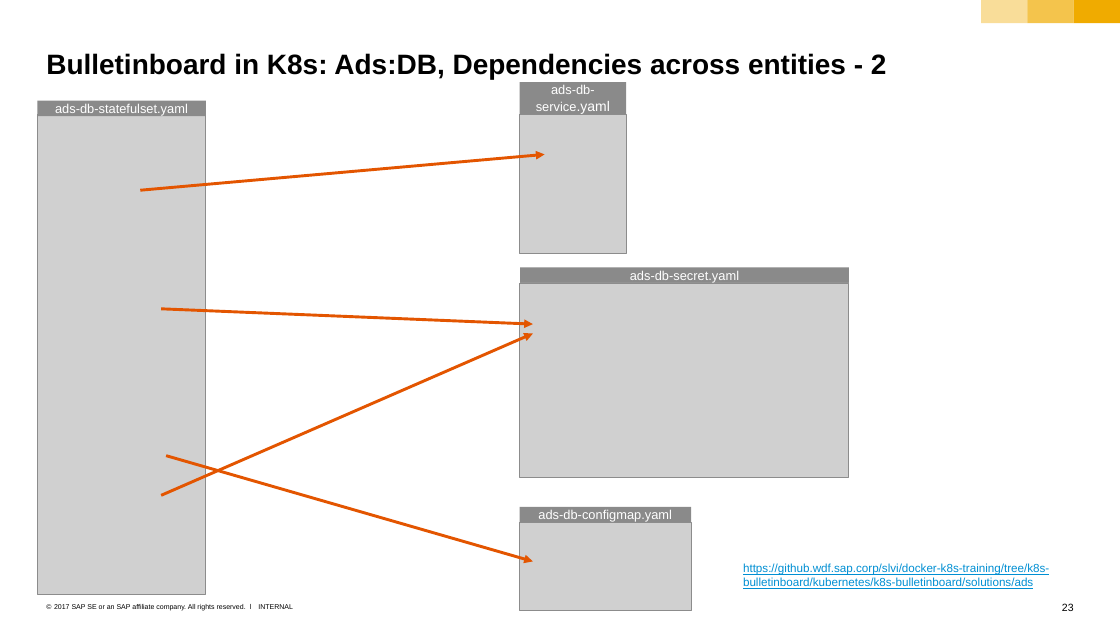
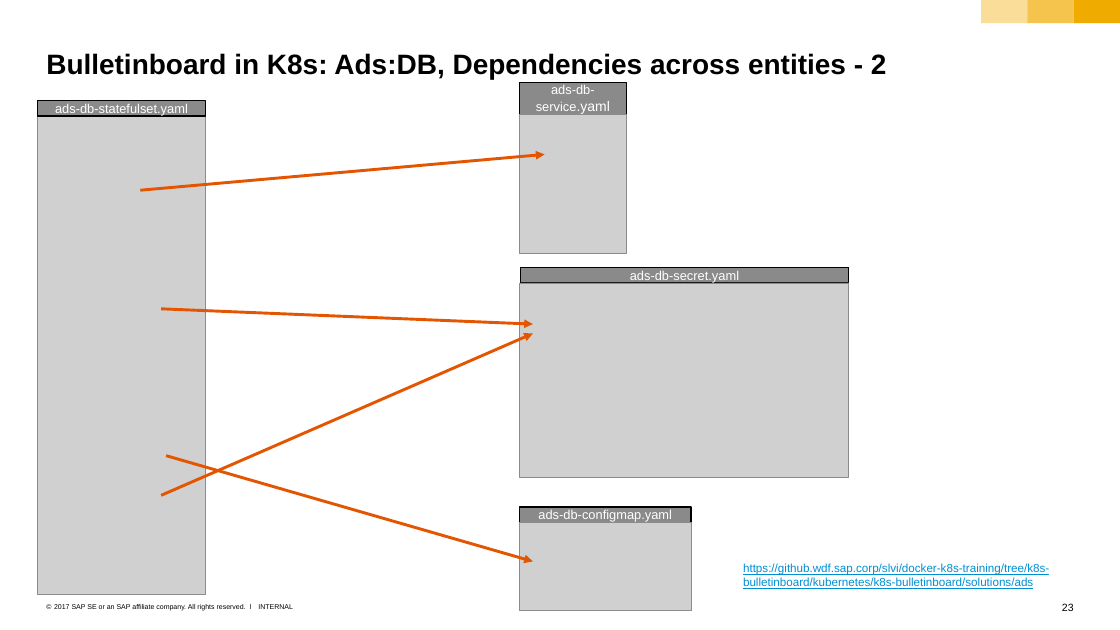
Before and after one commit to cuijiyao01/docker-k8s-training, a slide deck: slide 23 of kubernetes/k8s-bulletinboard/01_02_k8s-bulletinboard.pptx. Drawn at 1120x630 pixels with LibreOffice and Linux fonts; fonts in the diff are those of the drawing; grey boxes stand for pictures. Boxes give left, top, right and bottom in pixels: in the first picture for what was removed or moved away, otherwise in the second. Text is boxed around its words. In the diff, an @@ line names an element or a change of style, - is before the commit and + after.

```diff
--- a/kubernetes/k8s-bulletinboard/01_02_k8s-bulletinboard.pptx
+++ b/kubernetes/k8s-bulletinboard/01_02_k8s-bulletinboard.pptx
@@ outline none to #000000 1 pt in 4 elements at (38,101,207,117), (520,82,626,115), (520,507,691,523), (520,267,848,283) @@
```
Also in this commit, not shown: 13 other slides changed.
